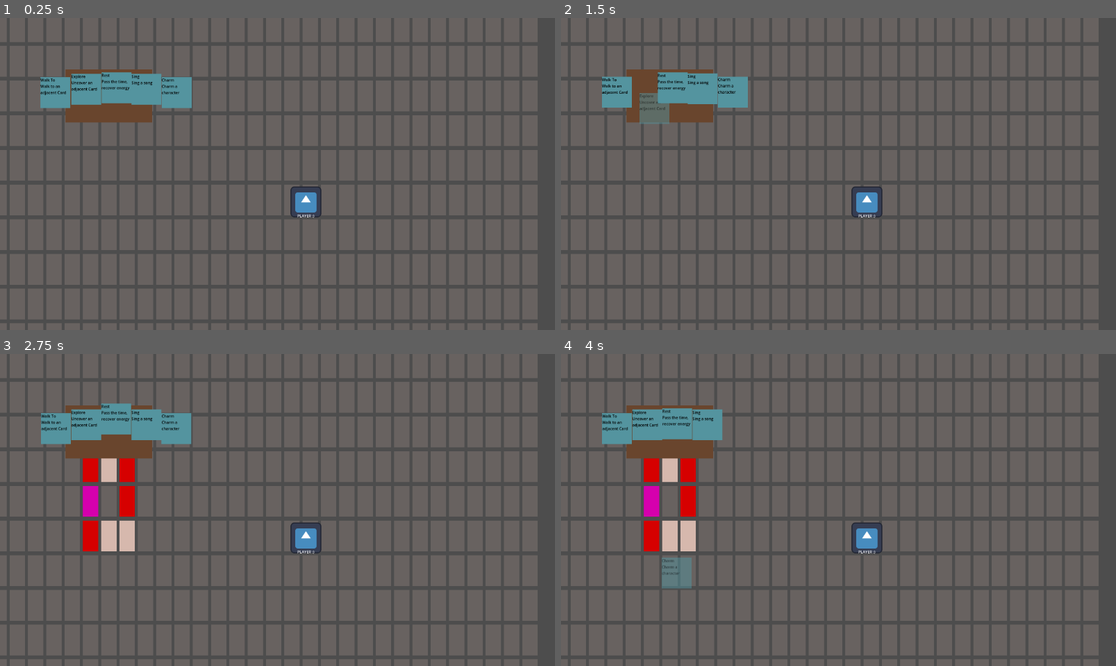
Above: before the commit, frames 1-4 (two rows, left to right).
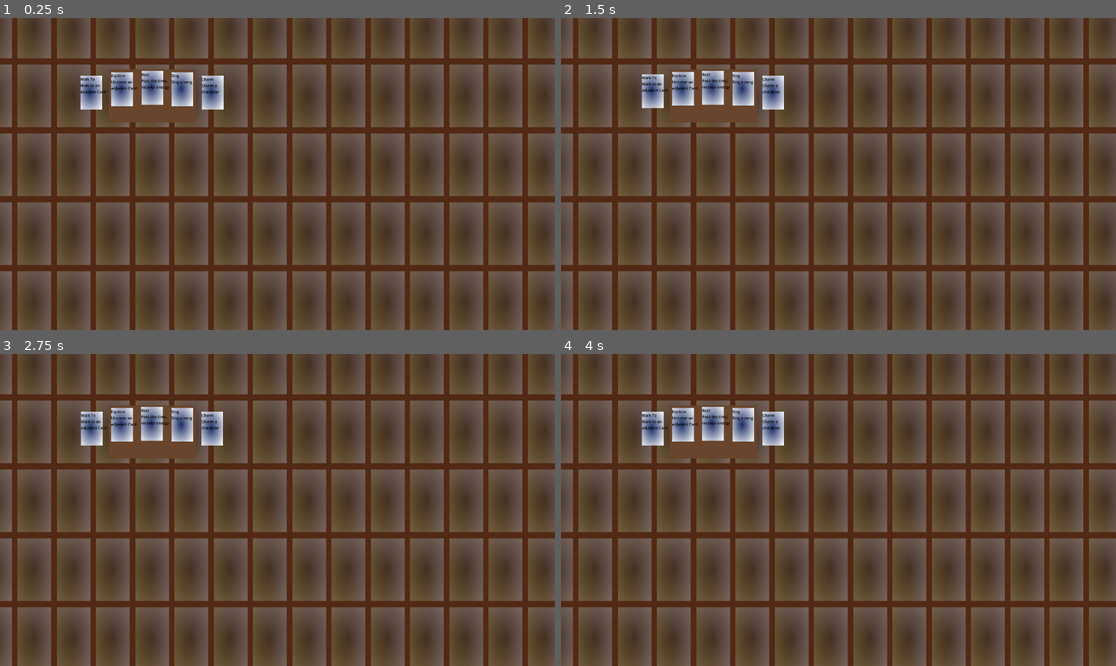
Above: after the commit, the same moments.

Repository: dollythecamus/world-of-cards
Game: Godot game, scene res://world/world.tscn
Two runs of this game, one before a commit and one after it. Both use one fixed random seed, a clock stepped at 60 frames per second and the inputs below. The engine's default icon, where the game draws it, is replaced by a stand-in: a white triangle on a blue panel in a dark square.
Inputs (mouse positions are in pixels of both pictures, inside the frame that each line leads up to):
- Up to frame 1 (0.25 s): no input
- Up to frame 2 (1.5 s): drag from (610, 92) to (672, 164) at 0.52 s; drag from (638, 89) to (672, 164) at 1.27 s
- Up to frame 3 (2.75 s): move the mouse to (111, 422) at 2.02 s; click (111, 422) at 2.17 s
- Up to frame 4 (4 s): tap Enter at 2.75 s; drag from (699, 425) to (672, 534) at 2.77 s; drag from (727, 428) to (672, 572) at 3.52 s

The runs differ from the first frame. In frame 1, 78% of the frame differs, in the area x 0-100%, y 0-100%; in frame 2, 78%; in frame 3, 78%; in frame 4, 78%.

Commit message:
animated cards. defined player location

Diff:
--- a/gameData.gd
+++ b/gameData.gd
@@ -15,4 +15,5 @@
 	gd = JSON.parse_string(file_text)
 
 func _init():
+	randomize()
 	get_game_data_from_json()
--- a/player/actionCard.tscn
+++ b/player/actionCard.tscn
@@ -1,34 +1,43 @@
-[gd_scene load_steps=3 format=3 uid="uid://b3ndwyvswodvd"]
+[gd_scene load_steps=5 format=3 uid="uid://b3ndwyvswodvd"]
 
 [ext_resource type="Script" uid="uid://decxmnr70r84b" path="res://player/action_card.gd" id="1_b354u"]
 
+[sub_resource type="Gradient" id="Gradient_b354u"]
+colors = PackedColorArray(0.10267, 0.17385, 0.395686, 1, 1, 1, 1, 1)
+
+[sub_resource type="GradientTexture2D" id="GradientTexture2D_bm6v5"]
+gradient = SubResource("Gradient_b354u")
+width = 90
+height = 140
+fill = 1
+fill_from = Vector2(0.445394, 0.482906)
+
 [sub_resource type="RectangleShape2D" id="RectangleShape2D_b354u"]
-size = Vector2(125, 130)
+size = Vector2(89, 140)
 
 [node name="ActionCard" type="Area2D"]
-priority = 1000
 script = ExtResource("1_b354u")
 
-[node name="Sprite" type="ColorRect" parent="."]
-offset_left = -63.0
-offset_top = -64.0
-offset_right = 61.0
-offset_bottom = 64.0
-mouse_filter = 1
-color = Color(0.329884, 0.578245, 0.62172, 1)
+[node name="Visual" type="Node2D" parent="."]
 
-[node name="Label" type="Label" parent="Sprite"]
-layout_mode = 0
-offset_right = 122.0
-offset_bottom = 128.0
+[node name="Back" type="Sprite2D" parent="Visual"]
+
+[node name="Front" type="Sprite2D" parent="Visual"]
+texture = SubResource("GradientTexture2D_bm6v5")
+
+[node name="Label" type="Label" parent="Visual/Front"]
+offset_left = -46.0
+offset_top = -67.0
+offset_right = 76.0
+offset_bottom = 61.0
 mouse_filter = 1
 theme_override_colors/font_color = Color(0, 0, 0, 1)
 text = "ACTION"
 autowrap_mode = 3
 
 [node name="CollisionShape2D" type="CollisionShape2D" parent="."]
-position = Vector2(-1.5, 0)
 shape = SubResource("RectangleShape2D_b354u")
+debug_color = Color(0, 0.6, 0.701961, 0)
 
 [connection signal="mouse_entered" from="." to="." method="_mouse_enter"]
 [connection signal="mouse_exited" from="." to="." method="_mouse_exit"]
--- a/player/action_card.gd
+++ b/player/action_card.gd
@@ -1,5 +1,5 @@
 extends Area2D
-class_name Card
+class_name ActionCard
 # Static variables
 static var cards: Array = []
 static var card_sort_position := Vector2(0, 0)
@@ -11,7 +11,7 @@
 # Instance vars
 var card_sort_index := -1
 var sorted_position := Vector2.ZERO
-var sprite_rest_position := Vector2(-32, -64)
+var sprite_rest_position := Vector2(0, 0)
 var sorted_rotation := 0.0
 var is_mouse_dragging := false
 var is_mouse_over := false
@@ -29,11 +29,14 @@
 var data = {}
 
 # Signals
+@warning_ignore("unused_signal")
 signal dropped(card)
 
 # Nodes
-@onready var visual = $Sprite
-@onready var label = $Sprite/Label
+@onready var visual = $Visual
+@onready var visual_front = $Visual/Front
+@onready var visual_back = $Visual/Back
+@onready var label = $Visual/Front/Label
 
 var start_color := Color(1, 1, 1)
 var dragging_opacity := 0.5
@@ -84,15 +87,15 @@
 
 	# not doing rotation anymore :)
 	#visual.rotation += angular_velocity * angular_speed * delta
+	position += velocity * drag_speed * delta
 	visual.position += sprite_velocity * drag_speed * delta
-	position += velocity * drag_speed * delta
 
-func target_position(velocity: Vector2, current: Vector2, target: Vector2) -> Vector2:
-	return velocity.move_toward(target - current, drag_speed);
+func target_position(vel: Vector2, current: Vector2, target: Vector2) -> Vector2:
+	return vel.move_toward(target - current, drag_speed);
 
-func target_rotation(velocity : float, current: float, target: float) -> float:
+func target_rotation(vel : float, current: float, target: float) -> float:
 	var difference = angle_difference(current, target);
-	return move_toward(velocity, difference, angular_speed);
+	return move_toward(vel, difference, angular_speed);
 
 func _input_event(_viewport: Viewport, event: InputEvent, _shape_idx: int) -> void:
 	if event is InputEventMouseButton and event.button_index == MOUSE_BUTTON_LEFT:
@@ -131,13 +134,14 @@
 	modulate = col
 
 # Positioning helpers
-static func get_point_on_line(i: int, max: int) -> Vector2:
+static func get_point_on_line(i: int, _max: int) -> Vector2:
 	var s = card_sort_position
 	var dir = Vector2.RIGHT
 	var bump := Vector2.ZERO
-	var index := i - int(max / 2)
+	@warning_ignore("integer_division")
+	var index := i - int(_max / 2)
 
-	if is_even(max):
+	if is_even(_max):
 		bump.y = -30.0 / max(1.0, abs(index + 0.5))
 		return s + dir * (index * width + width * 0.5) + bump
 	else:
@@ -148,10 +152,11 @@
 			bump.y = 30.0 / max(1.0, abs(index))
 			return s + dir * (index * width) - bump
 
-static func get_rotation_on_line(i: int, max: int) -> float:
-	var index := i - int(max / 2)
+static func get_rotation_on_line(i: int, _max: int) -> float:
+	@warning_ignore("integer_division")
+	var index := i - int(_max / 2)
 	var angle := float(index) * -15.0
-	if is_even(max):
+	if is_even(_max):
 		angle -= 7.5
 	return deg_to_rad(angle)
 
@@ -173,5 +178,8 @@
 			closest_area = area
 
 	if closest_area:
+		# TODO: add condition for selecting a valid area with the action
+
 		# closest area is the world card which this dropped card is on top of.
-		closest_area.action(self)
+		if closest_area is WorldCard:
+			closest_area.action(self)
--- a/player/player.gd
+++ b/player/player.gd
@@ -33,7 +33,7 @@
 		"energy": 5,
 		"magic": 5,
 		"time": 216 # time in months. # TODO: when you get old, you get less energy, slower and eventually die
-	},
+	},				# that's certainly one of many ideas
 
 	"inventory": {
 		"gold": 100,
@@ -50,11 +50,21 @@
 
 signal spawned_player(data)
 
-var chunk = Vector2i():
-	get():
-		chunk = %World.get_chunk(position)
-		return chunk
-var indexed_position = Vector2i()
+var chunk = Vector2i()
+var indexed_pos = Vector2i(0, 0):
+	set(v):
+		if not v:
+			return
+
+		indexed_pos = v
+		var chunk_offset = Vector2(chunk.x * WorldGenerator.SPACING_X * WorldGenerator.CHUNK_WIDTH,
+			chunk.y * WorldGenerator.SPACING_Y * WorldGenerator.CHUNK_HEIGHT)
+		var centered = Vector2(indexed_pos.x * WorldGenerator.SPACING_X,
+			indexed_pos.y * WorldGenerator.SPACING_Y)
+		position = centered + chunk_offset
+
+func get_chunk():
+	return %World.get_chunk(position)
 
 func _ready() -> void:
 	spawn_random_player_data()
@@ -68,4 +78,9 @@
 	player_data.character.character_card = random_character
 	player_data.actions = actions
 
+	chunk.x = range(-1, 1).pick_random()
+	chunk.y = range(-1, 1).pick_random()
+	indexed_pos.x = range(WorldGenerator.CHUNK_WIDTH).pick_random()
+	indexed_pos.y = range(WorldGenerator.CHUNK_HEIGHT).pick_random()
+
 	spawned_player.emit(player_data)
--- a/project.godot
+++ b/project.godot
@@ -23,3 +23,4 @@
 
 renderer/rendering_method="gl_compatibility"
 renderer/rendering_method.mobile="gl_compatibility"
+environment/defaults/default_clear_color=Color(0.32, 0.162133, 0.0832, 1)
--- a/world/world.tscn
+++ b/world/world.tscn
@@ -43,7 +43,7 @@
 
 [node name="Camera" type="Camera2D" parent="."]
 unique_name_in_owner = true
-position = Vector2(699, 323)
+position = Vector2(520, 323)
 zoom = Vector2(0.5, 0.5)
 script = ExtResource("4_h5o24")
 
--- a/world/world_card.gd
+++ b/world/world_card.gd
@@ -1,4 +1,8 @@
 extends Area2D
+class_name WorldCard
+
+const WIDTH = 140
+const HEIGHT = 260
 
 enum CardType { UNEXPLORED, FOREST, VILLAGE, DUNGEON }
 
@@ -7,36 +11,48 @@
 
 var indexed_pos = Vector2i()
 
+@onready var visual_back = $Visual/Back
+@onready var visual_front = $Visual/Front
+
 func _ready() -> void:
 	update_visual()
 
 func flip():
-	# Update the sprite/texture here based on `type`
 	is_face_up = true
+	await animate_card_flip()
+	#update_visual()
+
+func animate_card_flip():
+	const half_duration = .1
+
+	var tween0 = get_tree().create_tween().bind_node(self).set_parallel(true)
+	tween0.tween_property(visual_back, "scale", Vector2(0, 1), half_duration)
+	tween0.tween_property(visual_front, "scale", Vector2(0, 1), half_duration)
+	await tween0.finished
+	# halfway. switch around the front for the back
+	# will give an almost 3d view of flipping the card
 	update_visual()
 
+	var tween1 = get_tree().create_tween().bind_node(self).set_parallel(true)
+	tween1.tween_property(visual_back, "scale", Vector2(1, 1), half_duration)
+	tween1.tween_property(visual_front, "scale", Vector2(1, 1), half_duration)
+	await tween0.finished
+
 func update_visual():
+	var d = -1 if is_face_up else 1
+	visual_back.z_index = d
+	visual_front.z_index = -d
+
 	if is_face_up:
-		match type:
-			CardType.FOREST:
-				modulate = Color(1, 0, 0, 1)  # Make it visible
-				#$Sprite.texture = preload("res://forest.png")
-			CardType.VILLAGE:
-				modulate = Color(1, 0, 1, 1)  # Make it visible
-				#$Sprite.texture = preload("res://village.png")
-			_:
-				modulate = Color(1, 1, 1, 1)
+		modulate.a = 1.0
 	else:
-		modulate = Color(1, 1, 1, 0.2)  # Make it lower_oppacity
-		#$Sprite.texture = preload("res://card_back.png")
+		modulate.a = 0.2
 
-func _on_color_gui_input(event: InputEvent) -> void:
-	if event is InputEventMouseButton and event.pressed:
-		pass
-		#flip_card()
+func _input_event(_viewport: Viewport, _event: InputEvent, _shape_idx: int) -> void:
+	pass
 
 func is_pos_over(pos) -> bool:
-	return $Color.get_global_rect().has_point(pos)
+	return visual_back.get_rect().has_point(pos)
 
 func action(card):
 	var neighbours = get_parent().get_neighbours(self)
--- a/world/world_card.tscn
+++ b/world/world_card.tscn
@@ -1,24 +1,43 @@
-[gd_scene load_steps=3 format=3 uid="uid://crjphf7f3pcep"]
+[gd_scene load_steps=7 format=3 uid="uid://crjphf7f3pcep"]
 
 [ext_resource type="Script" uid="uid://sp030nwrsguq" path="res://world/world_card.gd" id="1_ktog3"]
 
+[sub_resource type="Gradient" id="Gradient_p4nyk"]
+
+[sub_resource type="GradientTexture2D" id="GradientTexture2D_n0l7r"]
+gradient = SubResource("Gradient_p4nyk")
+width = 140
+height = 260
+fill = 1
+fill_from = Vector2(0.495413, 0.481651)
+
+[sub_resource type="Gradient" id="Gradient_ktog3"]
+colors = PackedColorArray(0.278431, 0.403922, 0, 1, 0.423233, 0.60779, 0.743517, 1)
+
+[sub_resource type="GradientTexture2D" id="GradientTexture2D_p4nyk"]
+gradient = SubResource("Gradient_ktog3")
+width = 140
+height = 260
+fill_from = Vector2(0.214286, 0.675214)
+fill_to = Vector2(0.642857, 0.418803)
+
 [sub_resource type="RectangleShape2D" id="RectangleShape2D_ktog3"]
-size = Vector2(66, 126)
+size = Vector2(143, 258)
 
 [node name="WorldCard" type="Area2D"]
 script = ExtResource("1_ktog3")
 metadata/_edit_use_anchors_ = true
 
-[node name="Color" type="ColorRect" parent="."]
-offset_left = -32.0
-offset_top = -64.0
-offset_right = 96.0
-offset_bottom = 64.0
-scale = Vector2(0.5, 1)
-mouse_filter = 1
-color = Color(0.837045, 0.722357, 0.677166, 1)
+[node name="Visual" type="Node2D" parent="."]
+
+[node name="Back" type="Sprite2D" parent="Visual"]
+z_index = 1
+texture = SubResource("GradientTexture2D_n0l7r")
+
+[node name="Front" type="Sprite2D" parent="Visual"]
+z_index = -1
+texture = SubResource("GradientTexture2D_p4nyk")
 
 [node name="CollisionShape2D" type="CollisionShape2D" parent="."]
 shape = SubResource("RectangleShape2D_ktog3")
-
-[connection signal="gui_input" from="Color" to="." method="_on_color_gui_input"]
+debug_color = Color(0, 0.6, 0.701961, 0)
--- a/world/world_generator.gd
+++ b/world/world_generator.gd
@@ -1,8 +1,11 @@
 extends Node2D
+class_name WorldGenerator
 
 const CARD_SCENE = preload("res://world/world_card.tscn")
-const SPACING_X = 76
-const SPACING_Y = 144
+@warning_ignore("integer_division")
+const SPACING_X = WorldCard.WIDTH + WorldCard.WIDTH / 6
+@warning_ignore("integer_division")
+const SPACING_Y = WorldCard.HEIGHT + WorldCard.HEIGHT / 10
 const CHUNK_WIDTH = 24
 const CHUNK_HEIGHT = 10
 const CHUNKS_FILE = "user://chunks.save"
Not shown, changed: .gitignore
Not shown, added: project.md
